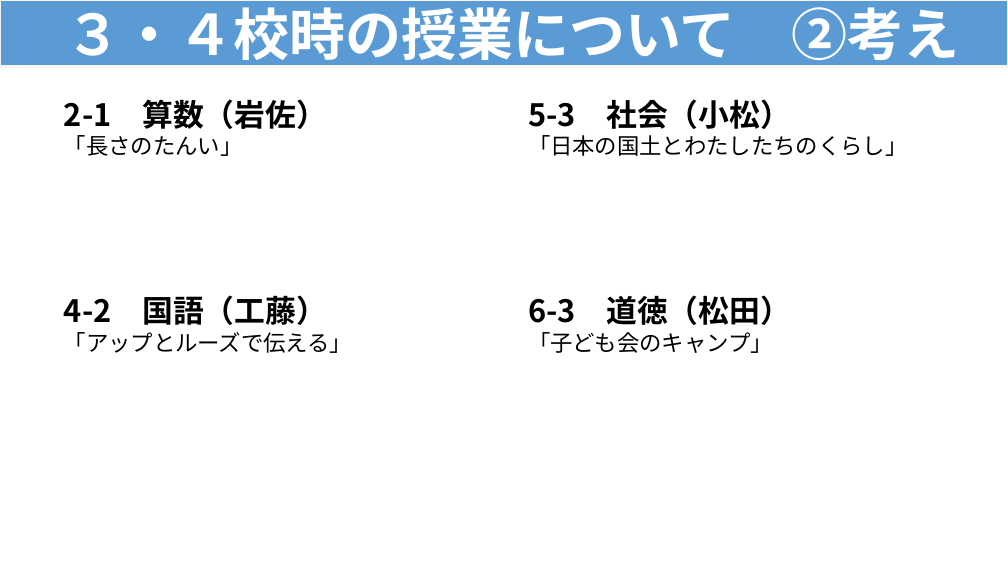
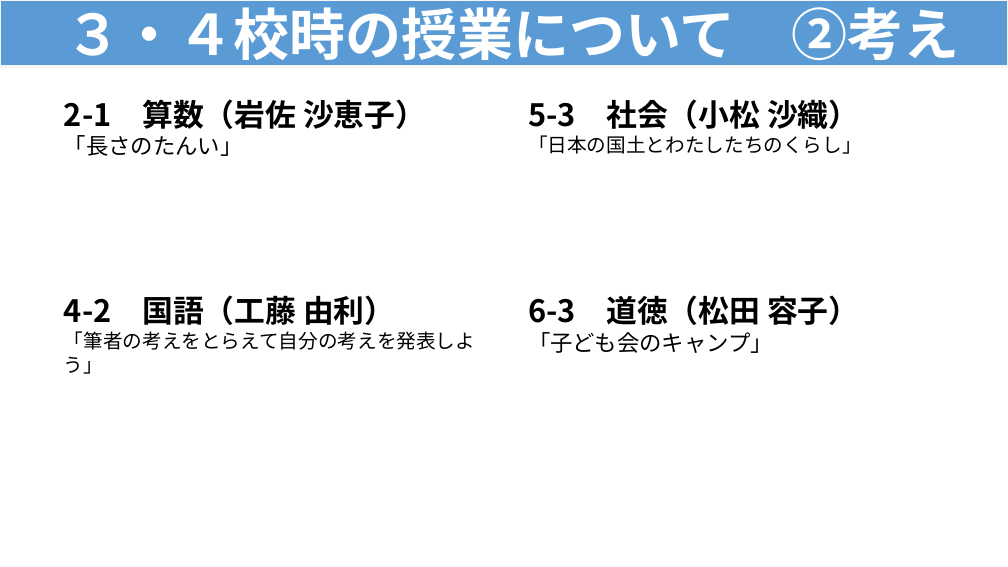
Before and after one commit to contynet730-star/con30, a slide deck: slide 8 of output/★指導課訪問★３・４校時指導助言資料（例）.pptx (slide 5 before the commit). Drawn at 1008x567 pixels with LibreOffice and Linux fonts; fonts in the diff are those of the drawing. Boxes give left, top, right and bottom in pixels: in the first picture for what was removed or moved away, otherwise in the second. Text is boxed around its words. In the diff, an @@ line names an element or a change of style, - is before the commit and + after.

```diff
--- a/output/★指導課訪問★３・４校時指導助言資料（例）.pptx
+++ b/output/★指導課訪問★３・４校時指導助言資料（例）.pptx
@@ text at [64, 99, 426, 129]: text changed @@
-2-1 算数（岩佐）
+2-1 算数（岩佐 沙恵子）
@@ text at [528, 99, 859, 129]: text changed @@
-5-3 社会（小松）
+5-3 社会（小松 沙織）
@@ text at [528, 135, 862, 154]: size 16 to 14 pt in "「日本の国土とわたしたちのくらし」" @@
@@ text at [64, 295, 475, 374]: text changed; size 16 to 14 pt @@
-4-2 国語（工藤）
-「アップとルーズで伝える」
+4-2 国語（工藤 由利）
+「筆者の考えをとらえて自分の考えを発表しよう」
@@ text at [528, 295, 859, 325]: text changed @@
-6-3 道徳（松田）
+6-3 道徳（松田 容子）
```
Also in this commit, not shown: 7 other slides changed, 7 slides added.
